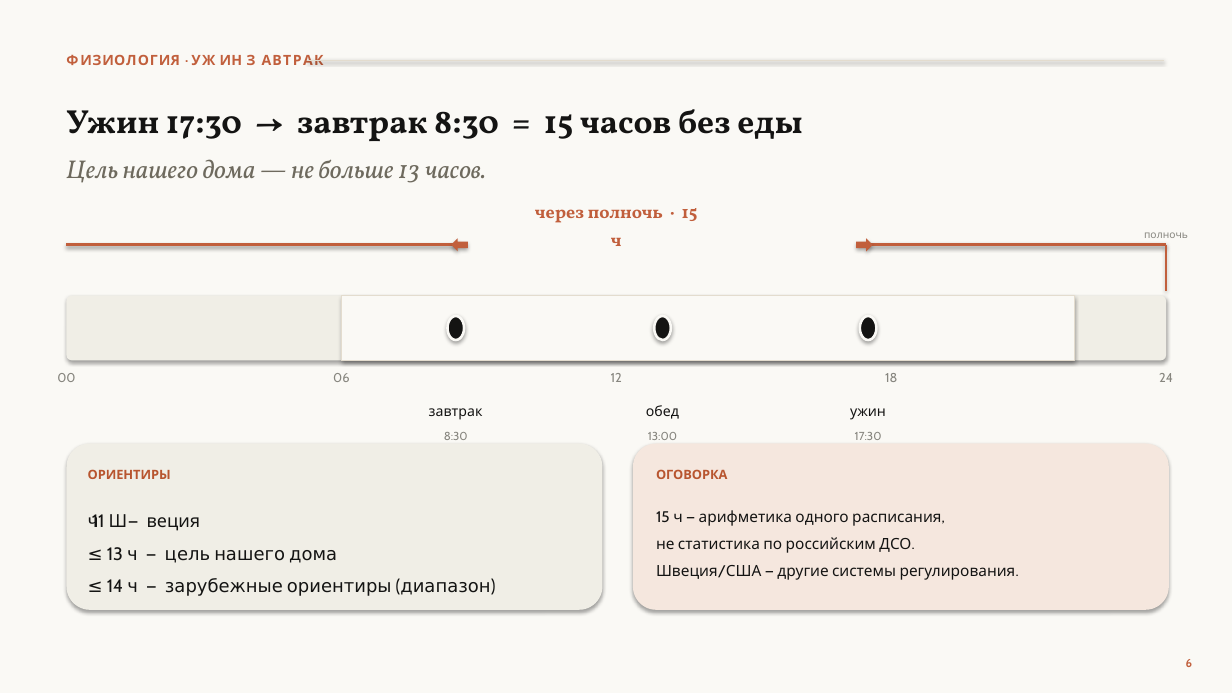
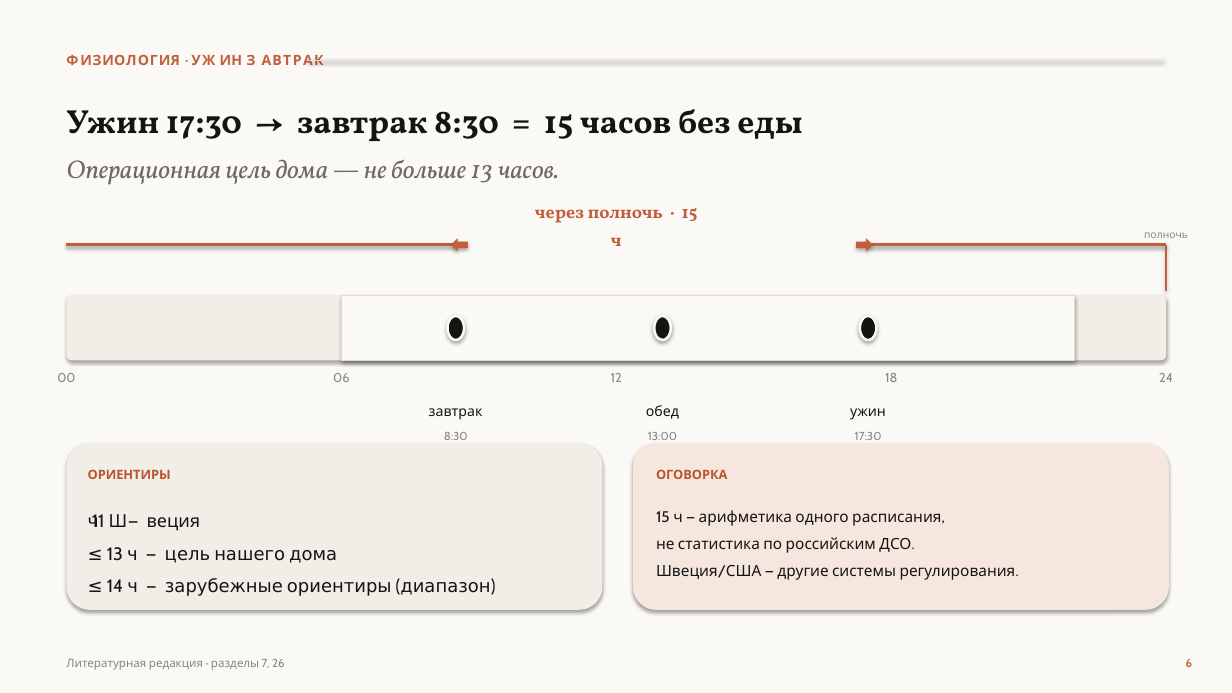
Before and after one commit to qlolp/seminar-variable-food-2026, a slide deck: slide 6 of 02_презентация/Презентация_v6_Не_просто_накормить.pptx. Drawn at 1232x693 pixels with LibreOffice and Linux fonts; fonts in the diff are those of the drawing. Boxes give left, top, right and bottom in pixels: in the first picture for what was removed or moved away, otherwise in the second. Text is boxed around its words. In the diff, an @@ line names an element or a change of style, - is before the commit and + after.

```diff
--- a/02_презентация/Презентация_v6_Не_просто_накормить.pptx
+++ b/02_презентация/Презентация_v6_Не_просто_накормить.pptx
@@ text at bbox=[66, 159, 559, 185]: text changed @@
-Цель нашего дома — не больше 13 часов.
+Операционная цель дома — не больше 13 часов.
@@ text added at bbox=[66, 659, 285, 670], 9 pt, text #87867F @@
+Литературная редакция · разделы 7, 26
```
Also in this commit, not shown: 14 other slides changed, 2 slides added, 2 slides removed, 2 other files.
